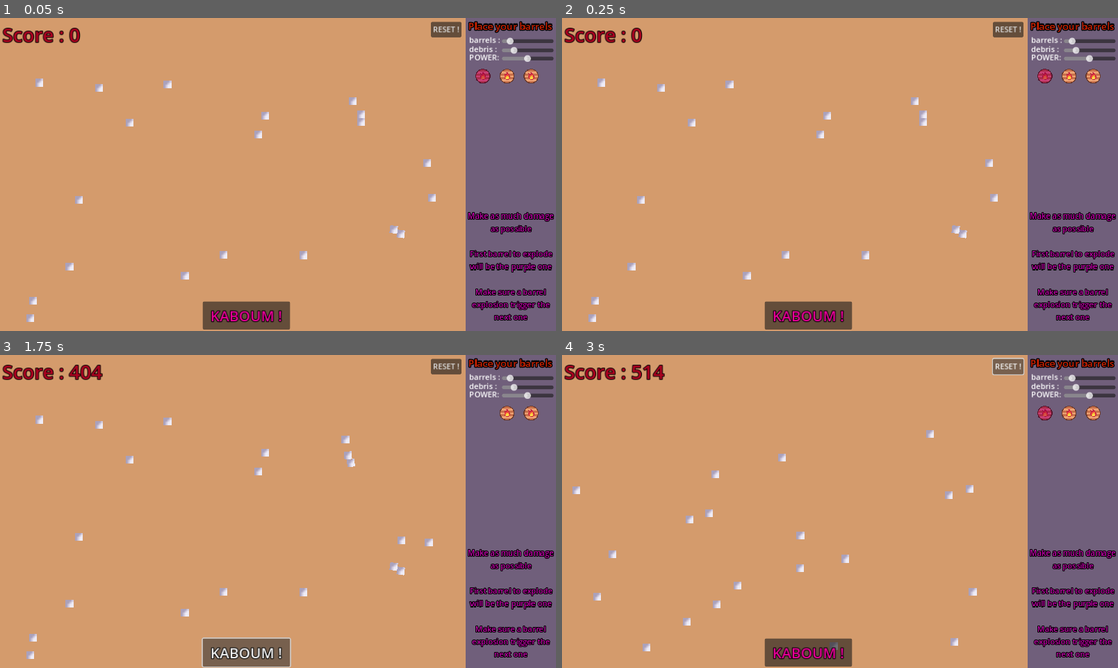
Above: before the commit, frames 1-4 (two rows, left to right).
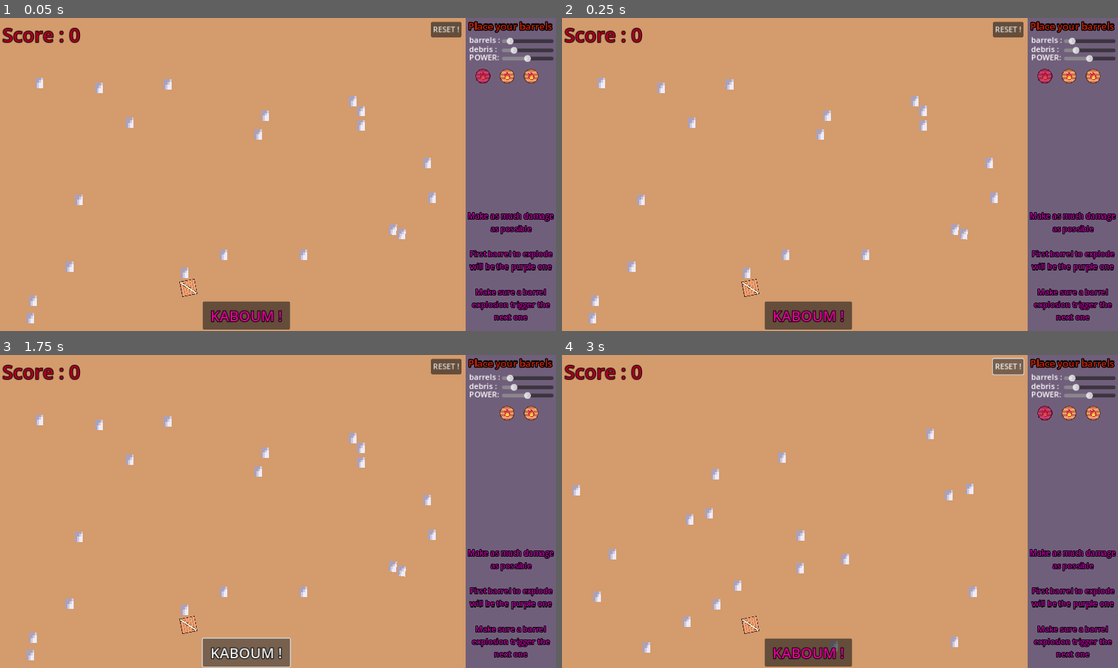
Above: after the commit, the same moments.

Repository: zazak03/kaboum
Game: Godot game, scene res://home.tscn
The game is run twice, just before and just after one commit, with the same random seed, the same clock (stepped at 60 frames per second) and the same inputs.
Inputs:
- Up to frame 1 (0.05 s): no input
- Up to frame 2 (0.25 s): no input
- Up to frame 3 (1.75 s): click "KABOUM !" at 0.5 s; click "KABOUM !" at 1.25 s
- Up to frame 4 (3 s): click "KABOUM !" at 2 s; click "RESET !" at 2.75 s

The runs differ from the first frame. In frame 1, 0.5% of the frame differs, in the area x 4-79%, y 19-98%; in frame 2, 0.5%; in frame 3, 1.0%, in the area x 4-79%, y 3-98%; in frame 4, 0.6%.

Commit message:
gros débrit

Diff:
--- a/Barel.gd
+++ b/Barel.gd
@@ -14,10 +14,7 @@
 	var largeur_area2D = $Barrel/exploding_area/CollisionShape2D.shape.radius
 	for debris in $Barrel/exploding_area.get_overlapping_bodies():
 		if "debris" in debris.get_groups():
-			var direction = (debris.global_position - $Barrel.global_position)
-			var puissance_de_propulsage = (largeur_area2D - $Barrel.global_position.distance_to(debris.global_position)) * force
-			debris.apply_impulse(direction.normalized() * puissance_de_propulsage)
-			get_tree().root.get_node("home").Score += int(puissance_de_propulsage/4)
+			debris.explosion(largeur_area2D, global_position, force)
 	hide()
 
 
--- a/barrel.tscn
+++ b/barrel.tscn
@@ -1,19 +1,20 @@
-[gd_scene load_steps=6 format=3 uid="uid://chft05mglcw07"]
+[gd_scene load_steps=6 format=3 uid="uid://crejtmpghpjrw"]
 
 [ext_resource type="Script" path="res://Barel.gd" id="1_cymhm"]
-[ext_resource type="Texture2D" uid="uid://gcnmahr283dm" path="res://Assets/Sprites/barel-1.png" id="2_awykn"]
+[ext_resource type="Texture2D" uid="uid://cf85pho0glugq" path="res://Assets/Sprites/barel-1.png" id="2_awykn"]
 
 [sub_resource type="CircleShape2D" id="CircleShape2D_ebl4u"]
-radius = 17.0294
+radius = 17.0
 
 [sub_resource type="CircleShape2D" id="CircleShape2D_rxjdy"]
-radius = 285.344
+radius = 177.282
 
 [sub_resource type="CircleShape2D" id="CircleShape2D_hvql0"]
-radius = 17.0
+radius = 18.0
 
 [node name="Barrel" type="StaticBody2D"]
 script = ExtResource("1_cymhm")
+force = 5
 
 [node name="mouse_collision" type="CollisionShape2D" parent="."]
 shape = SubResource("CircleShape2D_ebl4u")
--- a/barrel_playground.tscn
+++ b/barrel_playground.tscn
@@ -31,4 +31,3 @@
 
 [node name="debris" parent="." instance=ExtResource("4_e45t2")]
 position = Vector2(203, -52)
-linear_damp = 1.0
--- a/debris.gd
+++ b/debris.gd
@@ -7,6 +7,11 @@
 func _ready():
 	pass # Replace with function body.
 
+func explosion(radius,position_barel,force):
+		var direction = (global_position - position_barel)
+		var puissance_de_propulsage = (radius - position_barel.distance_to(global_position)) * force
+		apply_impulse(direction.normalized() * puissance_de_propulsage)
+		get_tree().root.get_node("home").Score += int(puissance_de_propulsage/4)
 
 # Called every frame. 'delta' is the elapsed time since the previous frame.
 func _process(delta):
--- a/debris.tscn
+++ b/debris.tscn
@@ -1,19 +1,19 @@
 [gd_scene load_steps=4 format=3 uid="uid://bua1gjp885u7y"]
 
 [ext_resource type="Script" path="res://debris.gd" id="1_tymk2"]
-[ext_resource type="Texture2D" uid="uid://drcxukp56f0ub" path="res://Assets/Sprites/debris.png" id="2_nn4pk"]
+[ext_resource type="Texture2D" uid="uid://nmgeckf1y06k" path="res://Assets/Sprites/debris.png" id="2_xsk7w"]
 
-[sub_resource type="RectangleShape2D" id="RectangleShape2D_mva1u"]
-size = Vector2(16, 16)
+[sub_resource type="CapsuleShape2D" id="CapsuleShape2D_t2xu4"]
 
 [node name="debris" type="RigidBody2D" groups=["debris"]]
 gravity_scale = 0.0
-linear_damp = 2.0
+linear_damp = 1.0
 script = ExtResource("1_tymk2")
 
 [node name="Sprite2D" type="Sprite2D" parent="."]
-scale = Vector2(4, 4)
-texture = ExtResource("2_nn4pk")
+texture_filter = 1
+scale = Vector2(4, 5.38)
+texture = ExtResource("2_xsk7w")
 
 [node name="CollisionShape2D" type="CollisionShape2D" parent="."]
-shape = SubResource("RectangleShape2D_mva1u")
+shape = SubResource("CapsuleShape2D_t2xu4")
--- /dev/null
+++ b/gros_debris.gd
@@ -0,0 +1,27 @@
+extends RigidBody2D
+
+@export var enfants = 2
+
+@onready var petit_debris = load("res://debris.tscn")
+
+
+# Called when the node enters the scene tree for the first time.
+func _ready():
+	pass # Replace with function body.
+
+
+func explosion(radius,position_barel,force):
+	$Sprite2D.hide()
+	$CollisionShape2D.hide()
+	for i in range(enfants):
+		var instance = petit_debris.instantiate()
+		add_child(instance)
+		instance.global_position = global_position
+		instance.explosion(radius,position_barel + Vector2(randi_range(-10,10),randi_range(-10,10)),force)
+
+
+# Called every frame. 'delta' is the elapsed time since the previous frame.
+func _process(delta):
+
+	get_tree().root.get_node("home").Score += int(linear_velocity.length()/100)
+	pass
--- /dev/null
+++ b/gros_debris.tscn
@@ -0,0 +1,20 @@
+[gd_scene load_steps=4 format=3 uid="uid://c0lstg0x85g8f"]
+
+[ext_resource type="Script" path="res://gros_debris.gd" id="1_s52m1"]
+[ext_resource type="Texture2D" uid="uid://myj3xp5cry1v" path="res://Assets/Sprites/New Piskel-1.png" id="2_v51c8"]
+
+[sub_resource type="RectangleShape2D" id="RectangleShape2D_37d4l"]
+size = Vector2(33, 35)
+
+[node name="gros_debris" type="RigidBody2D" groups=["debris"]]
+gravity_scale = 0.0
+linear_damp = 1.0
+script = ExtResource("1_s52m1")
+
+[node name="Sprite2D" type="Sprite2D" parent="."]
+texture_filter = 1
+texture = ExtResource("2_v51c8")
+
+[node name="CollisionShape2D" type="CollisionShape2D" parent="."]
+position = Vector2(0.5, -0.5)
+shape = SubResource("RectangleShape2D_37d4l")
--- a/home.tscn
+++ b/home.tscn
@@ -1,6 +1,7 @@
-[gd_scene load_steps=8 format=3 uid="uid://dwdk70c2hin3h"]
+[gd_scene load_steps=9 format=3 uid="uid://dwdk70c2hin3h"]
 
 [ext_resource type="Script" path="res://home.gd" id="1_p8gtn"]
+[ext_resource type="PackedScene" uid="uid://c0lstg0x85g8f" path="res://gros_debris.tscn" id="2_ga0ri"]
 
 [sub_resource type="LabelSettings" id="LabelSettings_hjkcp"]
 font_size = 20
@@ -198,5 +199,8 @@
 offset_bottom = 39.0
 text = "RESET !"
 
+[node name="gros_debris" parent="." instance=ExtResource("2_ga0ri")]
+position = Vector2(390, 553)
+
 [connection signal="pressed" from="kaboum" to="." method="_on_button_pressed"]
 [connection signal="pressed" from="reset" to="." method="_on_reset_pressed"]
Binary file added: Assets/Sprites/New Piskel-1.png
